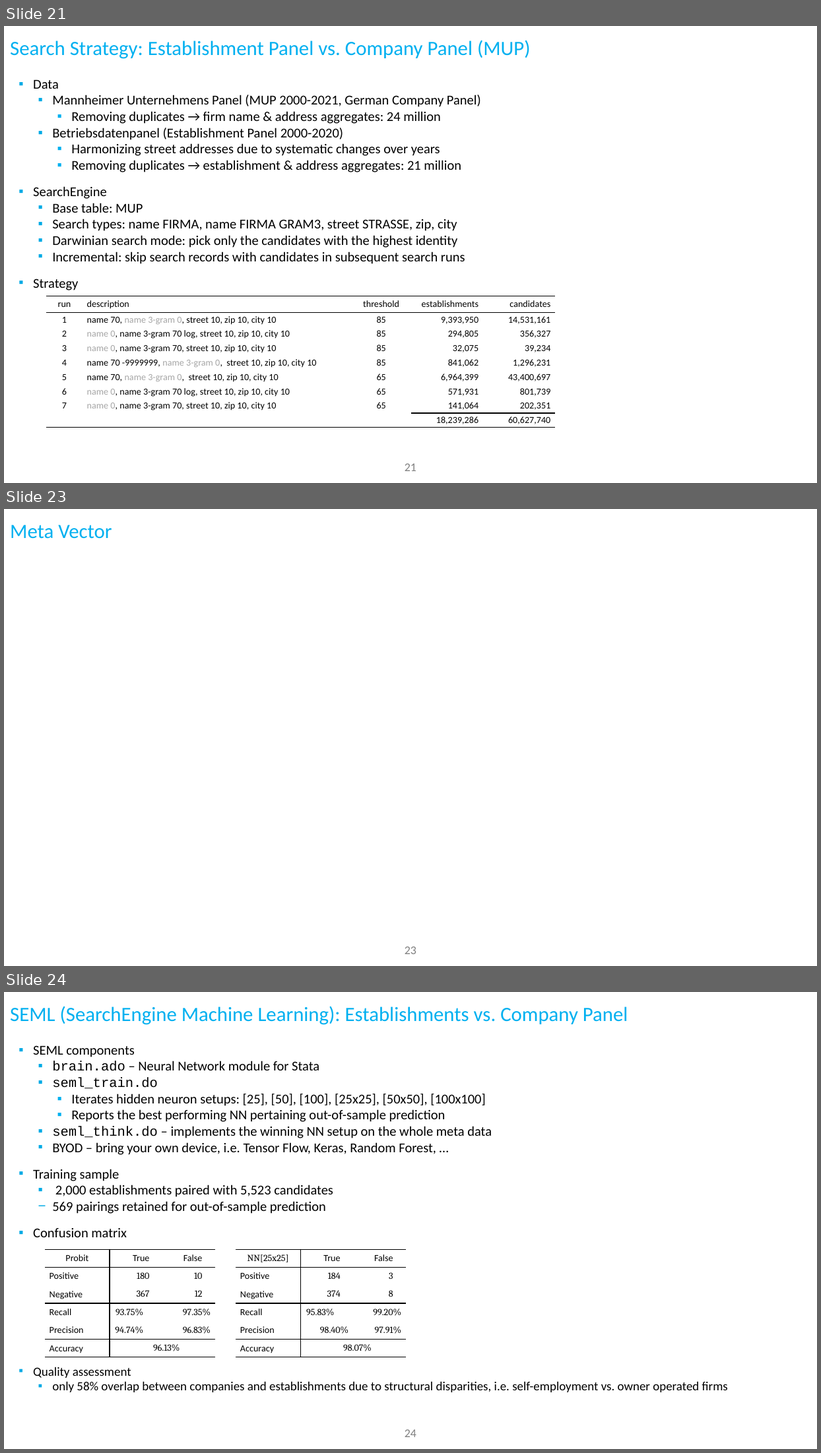
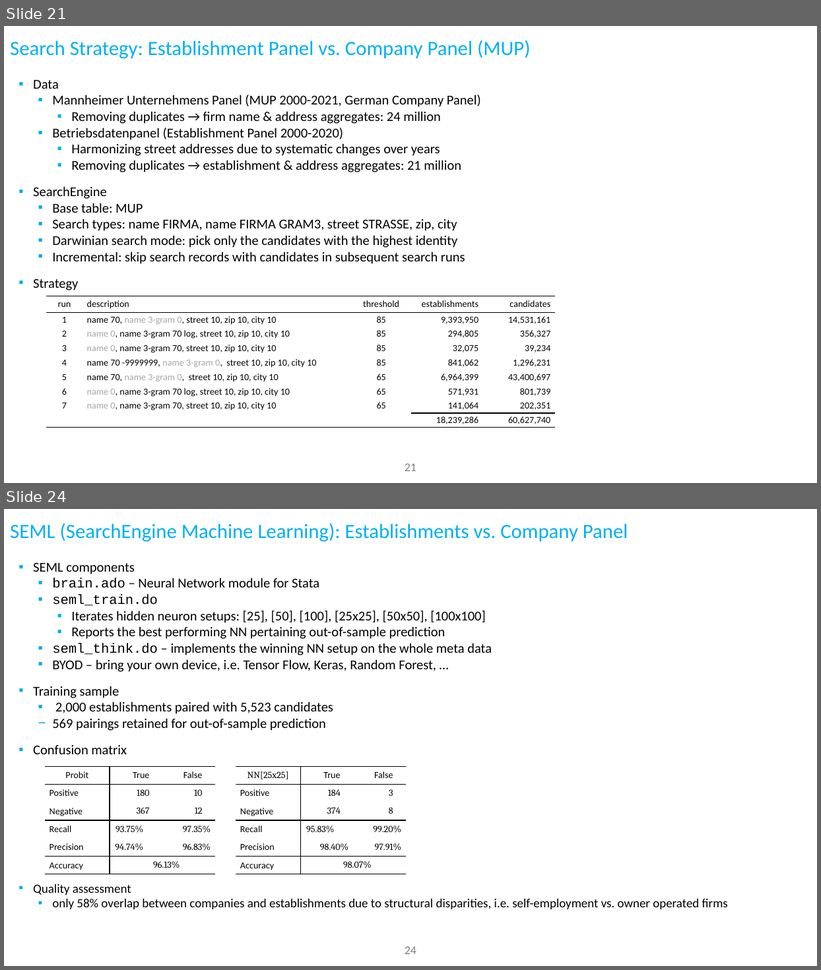
Before and after one commit to ThorstenDoherr/searchengine, a slide deck: doc/SearchEngine_Slides.pptx. Shown one above the other, each under a label of ours: slides 21, 23 and 24 before the commit, slides 21 and 24 after it; the slides between them are not shown. The pictures are 821x1453 and 821x970 pixels, drawn with LibreOffice and Linux fonts; fonts in the diff are those of the drawing; grey boxes stand for pictures; background and template pictures are left out. Boxes give left, top, right and bottom in pixels: in the first picture for what was removed or moved away, otherwise in the second. Text is boxed around its words. In the diff, an @@ line names an element or a change of style, - is before the commit and + after.

```diff
--- a/doc/SearchEngine_Slides.pptx
+++ b/doc/SearchEngine_Slides.pptx
@@ slide 23 removed at box(4, 509, 817, 966), background #FFFFFF @@
@@ title removed at box(10, 525, 112, 539) @@
-Meta Vector
@@ page number removed at box(405, 947, 416, 955) @@
-23
```
Also in this commit, not shown: 7 slides changed, 1 slide added, 1 other file.
